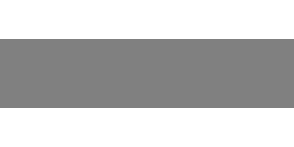
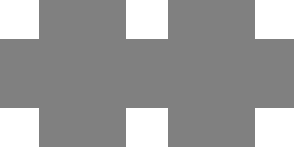
Comparing the layer stacks of the two 294 × 147 images. Changes:
renamed "Layer 1" to "dot", showed it, moved it above "crown", painted on it over 39, 0, 255, 147
renamed "Layer 3" to "equal", hid it over 39, 0, 255, 147
